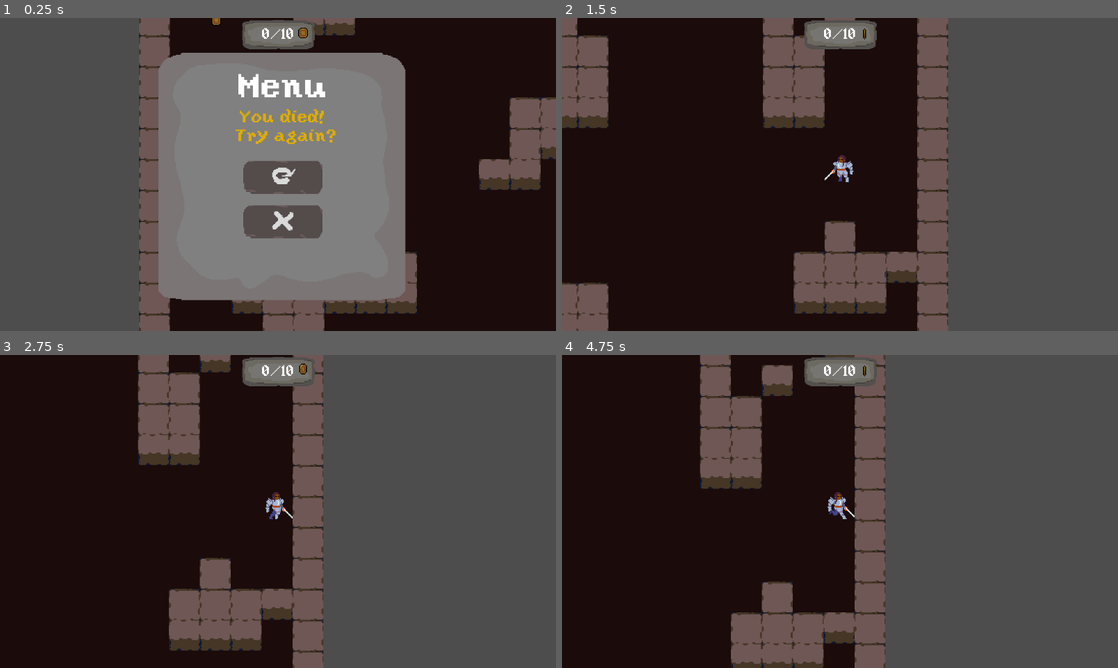
Above: before the commit, frames 1-4 (two rows, left to right).
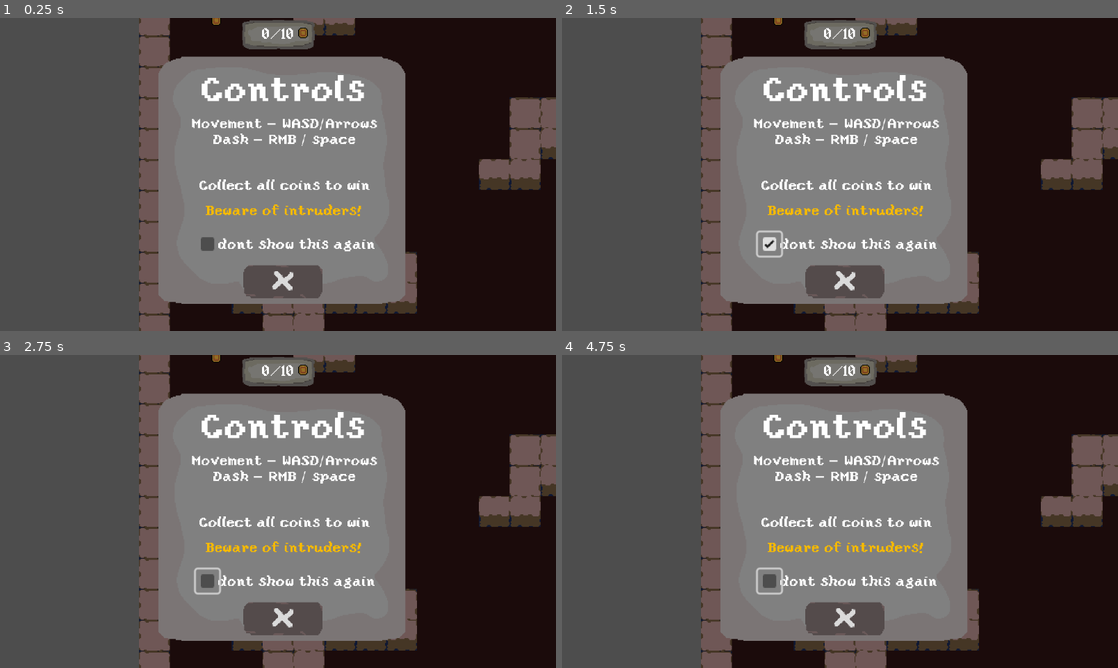
Above: after the commit, the same moments.

Repository: Gipost/rumata-test-project
Game: Godot game, scene res://game/scenes/Game.tscn
The game is run twice, just before and just after one commit, with the same random seed, the same clock (stepped at 60 frames per second) and the same inputs.
Inputs (mouse positions are in pixels of both pictures, inside the frame that each line leads up to):
- Up to frame 1 (0.25 s): no input
- Up to frame 2 (1.5 s): click (845, 177) at 0.52 s; click (767, 243) at 1.27 s
- Up to frame 3 (2.75 s): tap Enter at 2 s; move the mouse to (400, 495) at 2.02 s; hold D (move_right) from 2.03 s (still down); click (400, 495) at 2.17 s
- Up to frame 4 (4.75 s): move the mouse to (728, 527) at 2.77 s; release D (move_right) at 2.78 s; hold S (move_down) 2.78-3.53 s; move the mouse to (895, 442) at 3.52 s; hold D (move_right) 3.53-4.28 s; move the mouse to (812, 574) at 4.27 s; hold W (move_up) from 4.28 s (still down); click (812, 574) at 4.42 s

The runs differ from the first frame. In frame 1, 8.7% of the frame differs, in the area x 28-73%, y 11-92%; in frame 2, 95%; in frame 3, 94%; in frame 4, 95%, in the area x 0-100%, y 0-100%.

Commit message:
Tutorial hint added

Diff:
--- a/autoload/Globals.gd
+++ b/autoload/Globals.gd
@@ -5,6 +5,7 @@
 var player
 var game_config: GameConfig = load("res://configs/game_config.tres")
 var enemy_config: EnemyConfig = load("res://configs/enemy_config.tres")
+var show_tutor: bool = true
 signal game_controller_ready
 
 var room_seed
@@ -19,4 +20,5 @@
 func setup_savefile():
 	if game_load and SavesManager.get_savefile():
 		SavesManager.load_seed()
+		SavesManager.load_tutor_state()
 	else: game_load = false
--- a/autoload/saves_manager.gd
+++ b/autoload/saves_manager.gd
@@ -6,6 +6,7 @@
 	save_data["seed"] = Globals.room_seed
 	save_data["room_height"] = Globals.game_config.room_height
 	save_data["room_width"] = Globals.game_config.room_width
+	save_data["show_tutor"] = Globals.show_tutor
 	var player = Globals.player
 	if player:
 		save_data["player"] = {
@@ -51,6 +52,11 @@
 		return
 	return data
 
+func load_tutor_state():
+	var data = get_savefile()
+	if data:
+		Globals.show_tutor = data["show_tutor"]
+
 func load_seed():
 	var data = get_savefile()
 	if data:
--- /dev/null
+++ b/game/objects/ui/instruction.gd
@@ -0,0 +1,18 @@
+extends Control
+var dont_show_again: bool = false
+@onready var checkbox := $Control/CheckBox
+func _ready() -> void:
+	dont_show_again = !Globals.show_tutor
+	if dont_show_again:
+		visible = false
+	else:
+		get_tree().paused = true
+
+
+
+
+func _on_exit_btn_pressed() -> void:
+	if checkbox.button_pressed == true:
+		Globals.show_tutor = false
+	visible = false
+	get_tree().paused = false
--- a/game/scenes/Game.tscn
+++ b/game/scenes/Game.tscn
@@ -1,9 +1,10 @@
-[gd_scene load_steps=5 format=3 uid="uid://c51dppl4y7qa"]
+[gd_scene load_steps=6 format=3 uid="uid://c51dppl4y7qa"]
 
 [ext_resource type="PackedScene" uid="uid://c3f24ym2xnjh2" path="res://game/scenes/level.tscn" id="1_joedu"]
 [ext_resource type="Script" uid="uid://cv7d2tv5sv0n0" path="res://game/objects/controllers/GameController/GameController.gd" id="1_x4q2s"]
 [ext_resource type="PackedScene" uid="uid://dkc6phpj7pr0p" path="res://game/scenes/coins_counter.tscn" id="2_3n1n5"]
 [ext_resource type="PackedScene" uid="uid://wxvakm5ykbrh" path="res://game/scenes/menu.tscn" id="3_hu331"]
+[ext_resource type="PackedScene" uid="uid://xtkhnr8ppmdb" path="res://game/scenes/instruction.tscn" id="5_412qp"]
 
 [node name="Game" type="Node2D"]
 process_mode = 3
@@ -30,6 +31,13 @@
 offset_bottom = 330.0
 scale = Vector2(2, 2)
 
+[node name="Instruction" parent="UI" instance=ExtResource("5_412qp")]
+offset_left = 328.0
+offset_top = 80.0
+offset_right = 584.0
+offset_bottom = 336.0
+scale = Vector2(2, 2)
+
 [node name="CutsceneCam" type="Camera2D" parent="."]
 enabled = false
 zoom = Vector2(2, 2)
--- /dev/null
+++ b/game/scenes/instruction.tscn
@@ -0,0 +1,99 @@
+[gd_scene load_steps=6 format=3 uid="uid://xtkhnr8ppmdb"]
+
+[ext_resource type="Texture2D" uid="uid://blsgcdj4u57l5" path="res://assets/sprites/UI/menu_texture.png" id="1_cfpnl"]
+[ext_resource type="Script" uid="uid://cq676xpq7husc" path="res://game/objects/ui/instruction.gd" id="1_vwjqb"]
+[ext_resource type="FontFile" uid="uid://cuod0d4br38i" path="res://assets/fonts/yoster.ttf" id="2_y48mb"]
+[ext_resource type="Texture2D" uid="uid://cfe40sg3q5ho7" path="res://assets/sprites/UI/buttons_tex/exit_normal_btn.png" id="4_hmhl7"]
+[ext_resource type="Texture2D" uid="uid://b2l3w1agb1bjo" path="res://assets/sprites/UI/buttons_tex/exit_pressed_btn.png" id="5_e24pd"]
+
+[node name="Instruction" type="Control"]
+process_mode = 3
+layout_mode = 3
+anchors_preset = 0
+offset_right = 256.0
+offset_bottom = 256.0
+script = ExtResource("1_vwjqb")
+
+[node name="TextureRect" type="TextureRect" parent="."]
+layout_mode = 0
+offset_right = 40.0
+offset_bottom = 40.0
+texture = ExtResource("1_cfpnl")
+
+[node name="Controls" type="Label" parent="."]
+layout_mode = 0
+offset_left = 42.0
+offset_top = 16.0
+offset_right = 213.0
+offset_bottom = 52.0
+theme_override_fonts/font = ExtResource("2_y48mb")
+theme_override_font_sizes/font_size = 36
+text = "Controls"
+horizontal_alignment = 1
+
+[node name="Menu_label2" type="Label" parent="."]
+layout_mode = 0
+offset_left = 34.0
+offset_top = 62.0
+offset_right = 513.0
+offset_bottom = 202.0
+scale = Vector2(0.4, 0.4)
+theme_override_fonts/font = ExtResource("2_y48mb")
+theme_override_font_sizes/font_size = 36
+text = "Movement - WASD/Arrows
+Dash - RMB / space
+
+
+Collect all coins to win"
+horizontal_alignment = 1
+
+[node name="Menu_label3" type="Label" parent="."]
+layout_mode = 0
+offset_left = 34.0
+offset_top = 151.99998
+offset_right = 513.0
+offset_bottom = 214.50002
+scale = Vector2(0.4, 0.4)
+theme_override_colors/font_color = Color(0.9688254, 0.72879624, 0, 1)
+theme_override_fonts/font = ExtResource("2_y48mb")
+theme_override_font_sizes/font_size = 36
+text = "Beware of intruders!"
+horizontal_alignment = 1
+
+[node name="Control" type="Control" parent="."]
+anchors_preset = 0
+offset_left = 39.0
+offset_top = 174.0
+offset_right = 63.0
+offset_bottom = 206.0
+
+[node name="Menu_label4" type="Label" parent="Control"]
+layout_mode = 0
+offset_left = 7.999996
+offset_top = 13.0
+offset_right = 487.0
+offset_bottom = 52.99997
+scale = Vector2(0.4, 0.4)
+theme_override_fonts/font = ExtResource("2_y48mb")
+theme_override_font_sizes/font_size = 36
+text = "dont show this again"
+horizontal_alignment = 1
+
+[node name="CheckBox" type="CheckBox" parent="Control"]
+layout_mode = 0
+offset_top = 8.0
+offset_right = 24.0
+offset_bottom = 32.0
+shortcut_feedback = false
+shortcut_in_tooltip = false
+
+[node name="exit_btn" type="TextureButton" parent="."]
+layout_mode = 0
+offset_left = 88.0
+offset_top = 216.0
+offset_right = 170.0
+offset_bottom = 250.0
+texture_normal = ExtResource("4_hmhl7")
+texture_pressed = ExtResource("5_e24pd")
+
+[connection signal="pressed" from="exit_btn" to="." method="_on_exit_btn_pressed"]
Not shown, added: game/objects/ui/instruction.gd.uid
